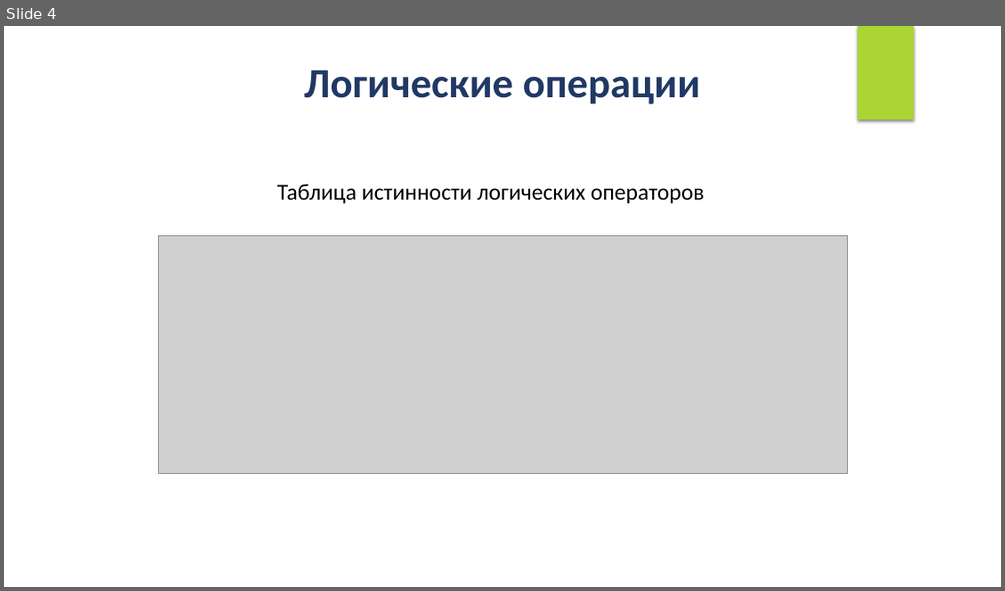
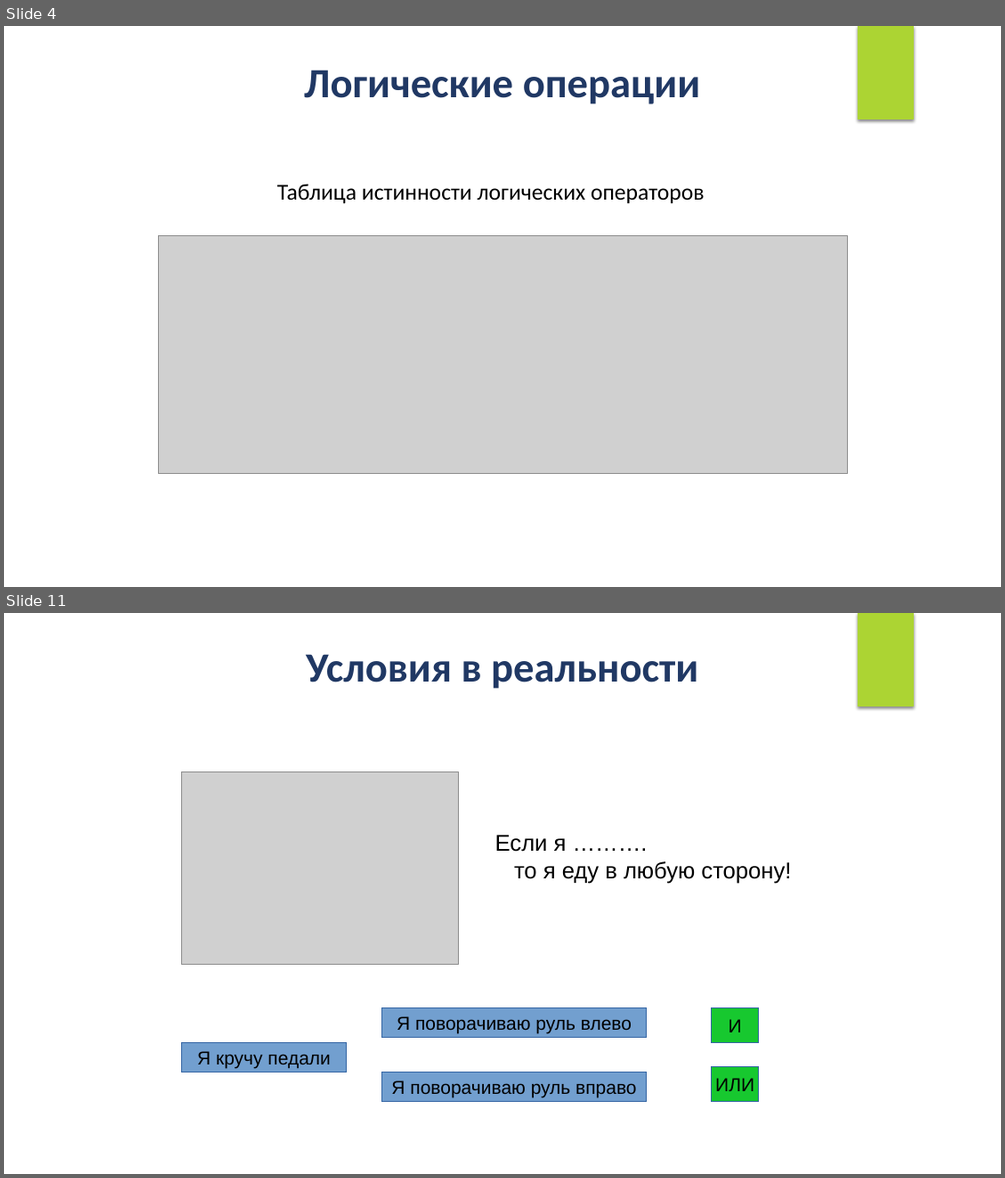
Before and after one commit to IriEfremova/LessonsCube, a slide deck: Samsung/Lesson5/Logical_operations.pptx. Shown one above the other, each under a label of ours: slide 4 before the commit, slides 4 and 11 after it; the slides between them are not shown. The pictures are 1005x591 and 1005x1178 pixels, drawn with LibreOffice and Linux fonts; fonts in the diff are those of the drawing; grey boxes stand for pictures. Boxes give left, top, right and bottom in pixels: in the first picture for what was removed or moved away, otherwise in the second. Text is boxed around its words. In the diff, an @@ line names an element or a change of style, - is before the commit and + after.

```diff
--- a/Samsung/Lesson5/Logical_operations.pptx
+++ b/Samsung/Lesson5/Logical_operations.pptx
@@ slide 11 added at <box>4,613,1001,1174</box>, background #FFFFFF; not listed: 1 template element that a slide beside it also shows @@
@@ text added at <box>306,654,698,689</box>, 40 pt, text #203864, bold @@
+Условия в реальности
@@ picture added at <box>181,772,459,965</box> @@
@@ text added at <box>495,835,791,884</box>, 22 pt, text #000000 @@
+Если я ……….
+то я еду в любую сторону!
@@ rectangle added at <box>381,1008,647,1037</box>, fill #729FCF, outline #3465A4 0.75 pt, 18 pt, text #000000 @@
+Я поворачиваю руль влево
@@ rectangle added at <box>712,1008,759,1043</box>, fill #17C82F, outline #3465A4 0.75 pt, 18 pt, text #000000 @@
+И
@@ rectangle added at <box>182,1043,347,1072</box>, fill #729FCF, outline #3465A4 0.75 pt, 18 pt, text #000000 @@
+Я кручу педали
@@ rectangle added at <box>712,1066,759,1102</box>, fill #17C82F, outline #3465A4 0.75 pt, 18 pt, text #000000 @@
+ИЛИ
@@ rectangle added at <box>381,1072,647,1102</box>, fill #729FCF, outline #3465A4 0.75 pt, 18 pt, text #000000 @@
+Я поворачиваю руль вправо
```
Also in this commit, not shown: 14 other slides added.
